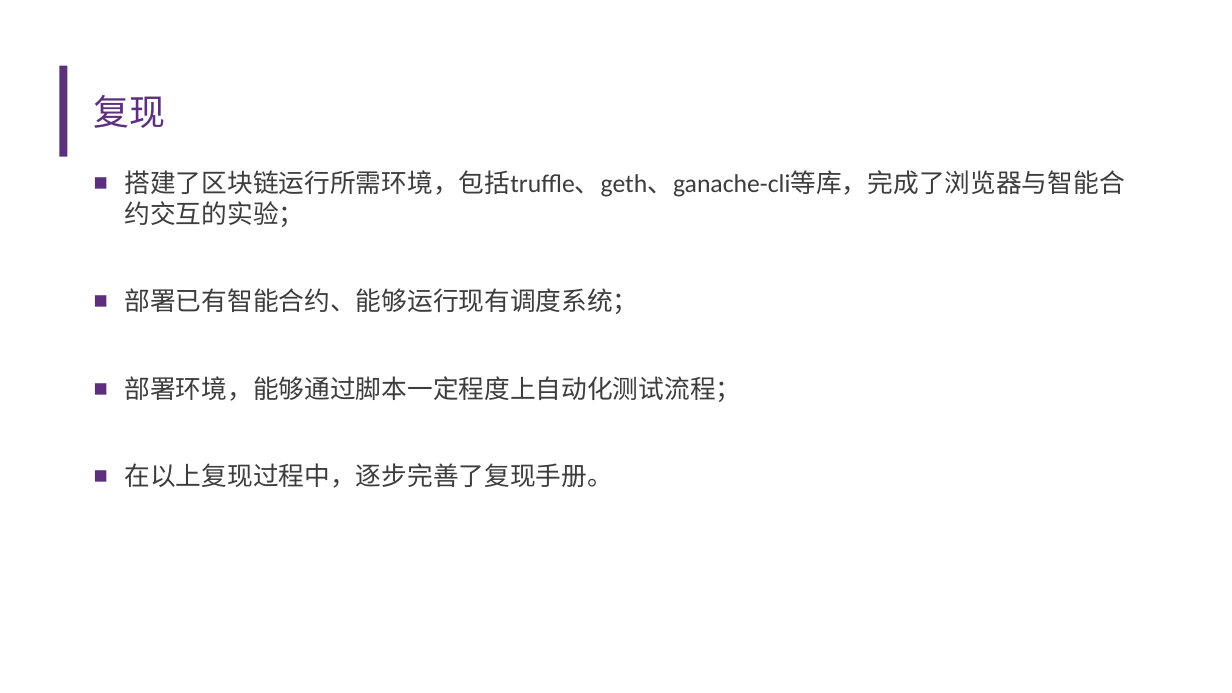
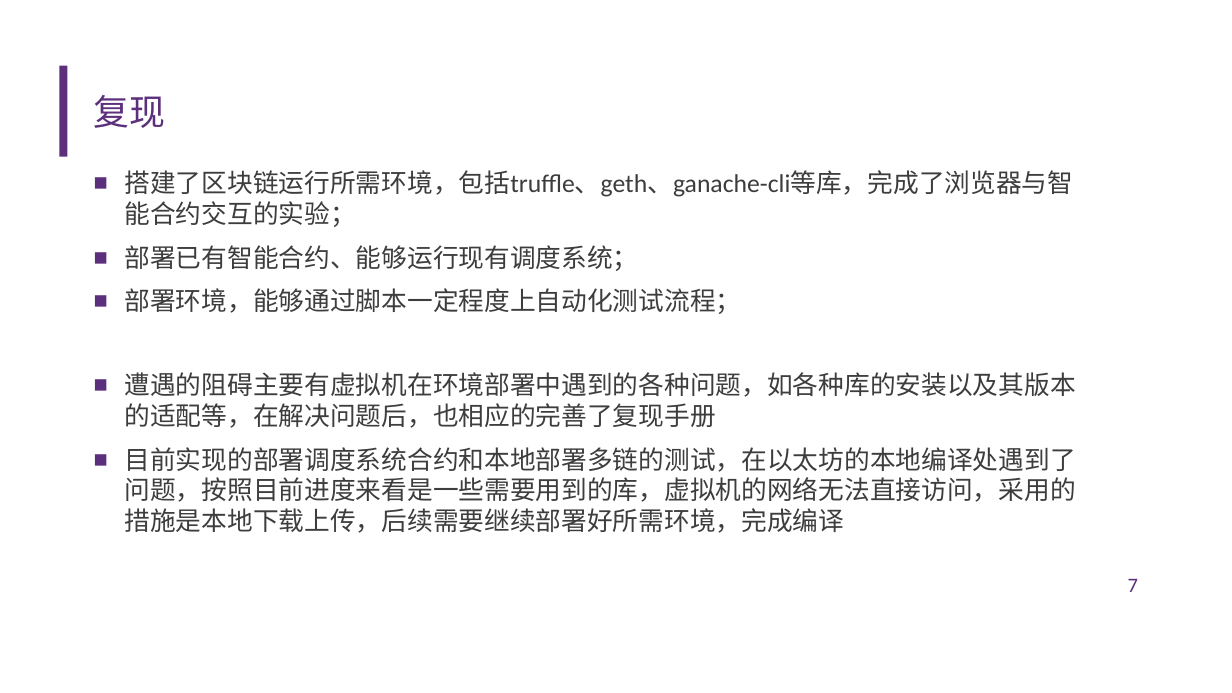
Before and after one commit to diyz19/GraduationDesign, a slide deck: slide 7 of 中期报告.pptx. Drawn at 1232x693 pixels with LibreOffice and Linux fonts; fonts in the diff are those of the drawing; background and template pictures are left out. Boxes give left, top, right and bottom in pixels: in the first picture for what was removed or moved away, otherwise in the second. Text is boxed around its words. In the diff, an @@ line names an element or a change of style, - is before the commit and + after.

```diff
--- a/中期报告.pptx
+++ b/中期报告.pptx
@@ text at <box>125,372,1076,533</box>: text changed @@
-■ 在以上复现过程中，逐步完善了复现手册。
+■ 遭遇的阻碍主要有虚拟机在环境部署中遇到的各种问题，如各种库的安装以及其版本的适配等，在解决问题后，也相应的完善了复现手册
+■ 目前实现的部署调度系统合约和本地部署多链的测试，在以太坊的本地编译处遇到了问题，按照目前进度来看是一些需要用到的库，虚拟机的网络无法直接访问，采用的措施是本地下载上传，后续需要继续部署好所需环境，完成编译
@@ page number added at <box>1128,579,1138,592</box>, 16 pt, text #5C2F7D @@
+7
```
Also in this commit, not shown: 11 other slides changed, 2 slides added, 2 slides removed.
